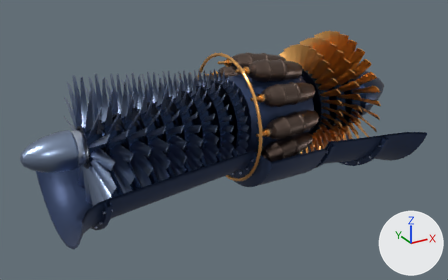
An edit to the Blender file blender/turbine.blend, drawn before and after from the same camera.
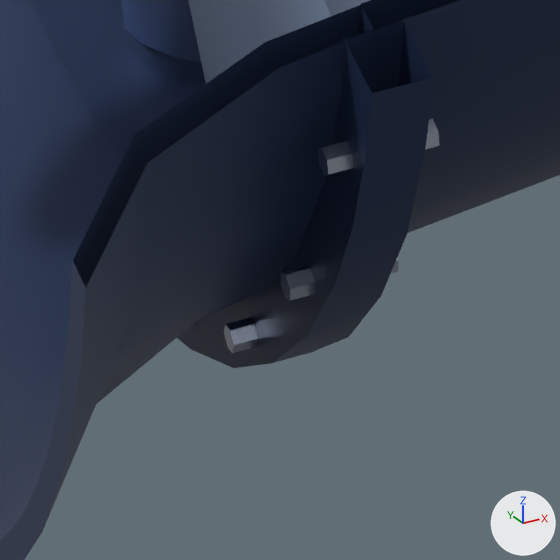
The first picture shows the older version from a 50 mm camera at (-1.52, -2.69, 1.19) aimed at (0.02, -0.02, -0.12). The close-ups show the older and then the newer version on the part from 17% to 27% of the width and 71% to 88% of the height of that picture. Only the edits that show in the close-ups are written down. Every picture has the same lights, and +X, +Y and +Z are marked at lower right.

The first close-up shows 'blade.c0.07', 'blade.c0.08', 'blade.c0.09', 'bolt.0.0', 'bolt.0.1', 'bolt.0.2', 'case.compressor', 'case.inlet', 'flange.0' and 1 more.
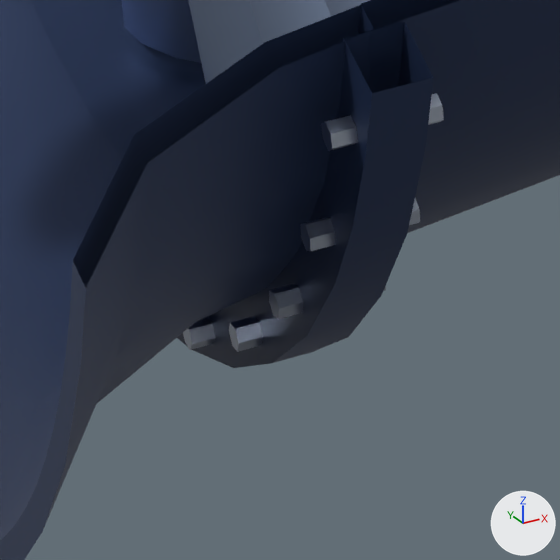
The change, as a list of edits to the scene's bpy script:
```text
Change ob_bolt_0_0:
    ob_bolt_0_0.location: (-0.76, -0.3406, -0.1794) -> (-0.76, -0.3478, -0.165)
    ob_bolt_0_0.rotation_euler: (-2.657, 0.0, 0.0) -> (-2.699, 0.0, 0.0)  # degrees (-152, 0, 0) -> degrees (-155, 0, 0)
Change ob_bolt_0_1:
    ob_bolt_0_1.location: (-0.76, -0.28, -0.2642) -> (-0.76, -0.3109, -0.2271)
    ob_bolt_0_1.rotation_euler: (-2.385, 0.0, 0.0) -> (-2.511, 0.0, 0.0)  # degrees (-137, 0, 0) -> degrees (-144, 0, 0)
Change ob_bolt_0_2:
    ob_bolt_0_2.location: (-0.76, -0.1989, -0.3296) -> (-0.76, -0.2629, -0.2812)
    ob_bolt_0_2.rotation_euler: (-2.114, 0.0, 0.0) -> (-2.323, 0.0, 0.0)  # degrees (-121, 0, 0) -> degrees (-133, 0, 0)
Change ob_bolt_0_3:
    ob_bolt_0_3.location: (-0.76, -0.1032, -0.3709) -> (-0.76, -0.2058, -0.3254)
    ob_bolt_0_3.rotation_euler: (-1.842, 0.0, 0.0) -> (-2.135, 0.0, 0.0)  # degrees (-106, 0, 0) -> degrees (-122, 0, 0)
Change ob_bolt_0_4:
    ob_bolt_0_4.location: (-0.76, 0.0, -0.385) -> (-0.76, -0.1413, -0.3581)
```

Location of each change, (x1, y1, x2, y2) in pixels of the close-ups (560 x 560 px):
'bolt.0.0', moved, turned: before (318, 119, 440, 176); after (321, 93, 444, 151)
'bolt.0.1', moved, turned: before (281, 257, 399, 301); after (300, 198, 420, 251)
'bolt.0.2', moved, turned: before (224, 318, 258, 353); after (269, 284, 386, 319)
'bolt.0.3', moved, turned (not visible before): after (229, 316, 263, 352)
'bolt.0.4', moved (not visible before): after (183, 316, 216, 350)
